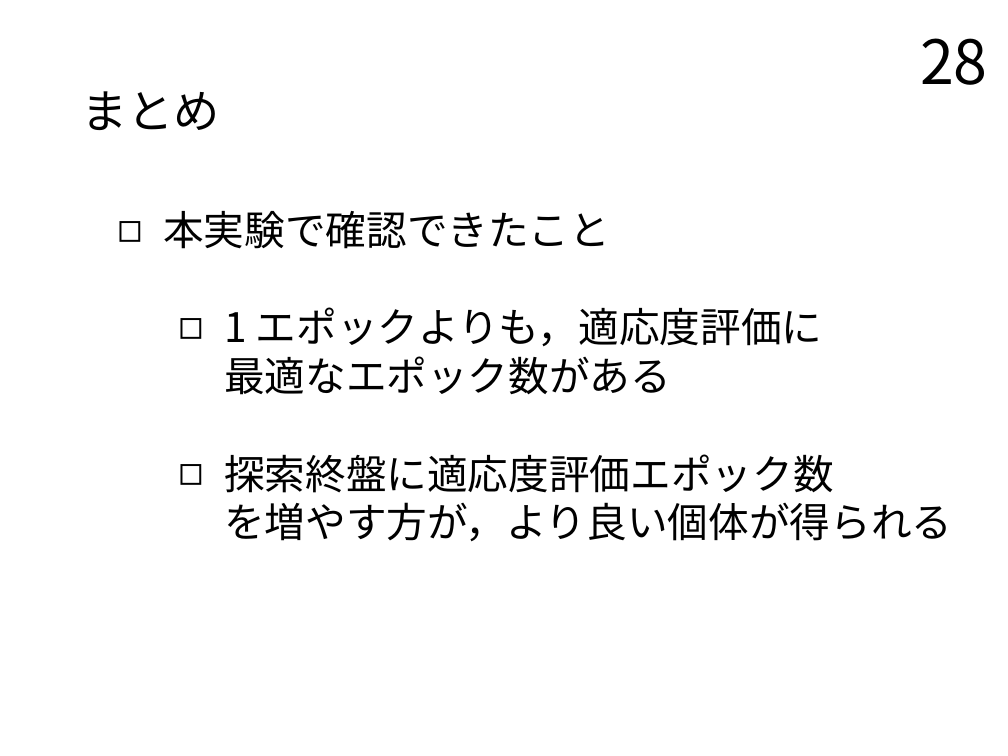
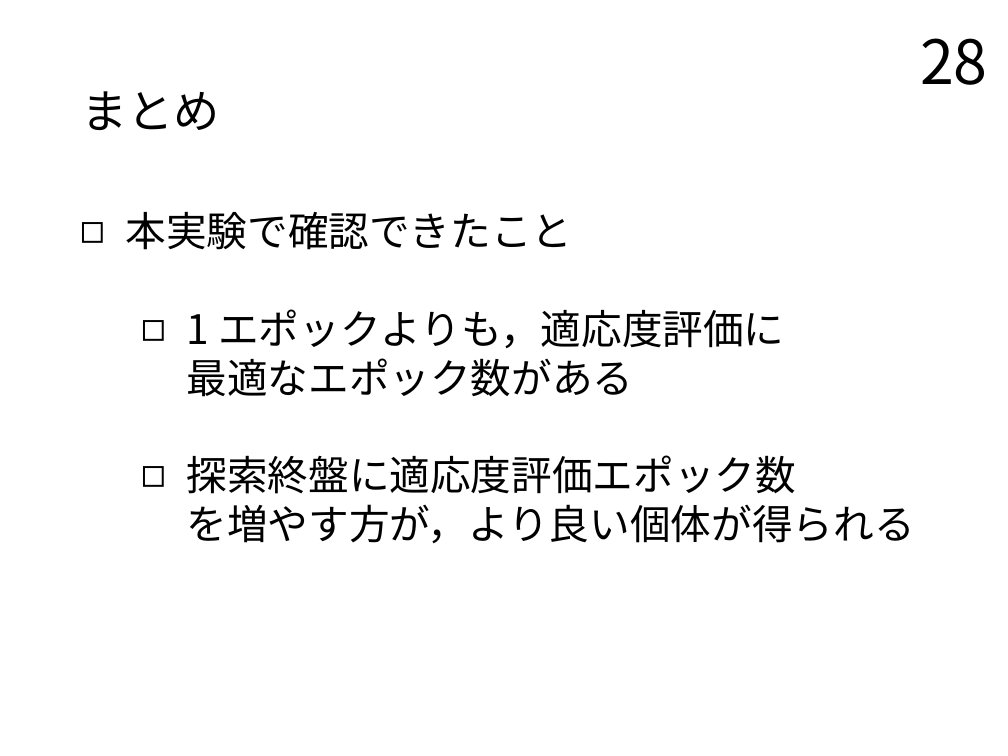
Before and after one commit to TairaTomotaka/kadai, a slide deck: slide 28 of prsn/20230124_prsn_taira.pptx. Drawn at 1008x756 pixels with LibreOffice and Linux fonts; fonts in the diff are those of the drawing. Boxes give left, top, right and bottom in pixels: in the first picture for what was removed or moved away, otherwise in the second. Text is boxed around its words. In the diff, an @@ line names an element or a change of style, - is before the commit and + after.

```diff
--- a/prsn/20230124_prsn_taira.pptx
+++ b/prsn/20230124_prsn_taira.pptx
@@ text "本実験で確認できたこと": place and size @@
-text "本実験で確認できたこと" at box(163, 211, 952, 541)
+text "本実験で確認できたこと" at box(126, 212, 914, 543)
```
Also in this commit, not shown: 1 other slide changed.
